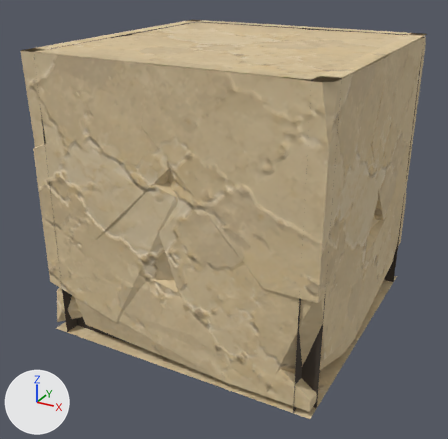
Before and after pictures for a commit that changed the glTF model assets/custom/models/ground_modules/ground_square_island_02.glb.
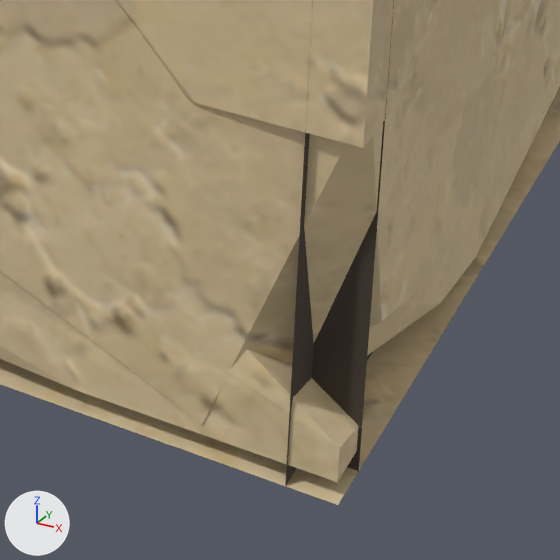
The first picture shows the older version from a camera (50 mm lens) standing at (1.478, -1.401, 1.288) and looking at (0.474, 0.424, 0.376). The close-ups show the older and then the newer version on the part from 45% to 85% of the width and 58% to 100% of the height of that picture. Only the edits that show in the close-ups are written down. Lighting does not change. The marker at lower left points along +X, +Y and +Z.

The first close-up shows 'GroundSquareIsland02_Body'.
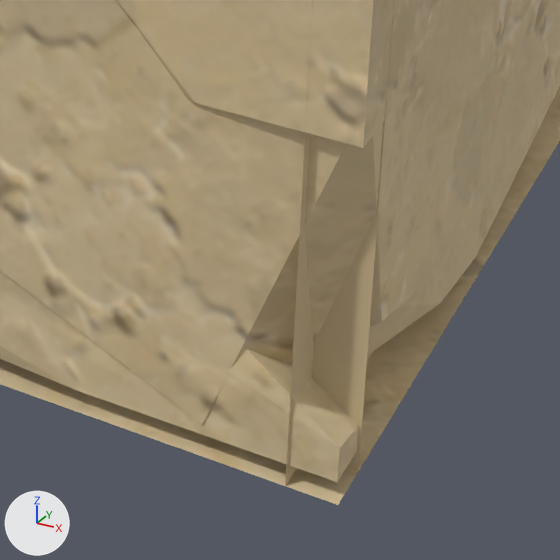
Location of each change, [x1, y1, x2, y2] in pixels of the close-ups (560 x 560 px):
'GroundSquareIsland02_Body', recoloured: [265, 87, 560, 488] in both

Patch to the scene script:
```diff
--- a/assets/custom/models/ground_modules/ground_square_island_02.glb.py
+++ b/assets/custom/models/ground_modules/ground_square_island_02.glb.py
@@ mat_groundmodulerecess @@
 mat_groundmodulerecess = principled_material('GroundModuleRecess')
-mat_groundmodulerecess.base_color = (0.06, 0.045, 0.032)  # brown #453c32
+mat_groundmodulerecess.base_color = (0.61, 0.48, 0.28)  # beige #cdb890
 mat_groundmodulerecess.roughness = 0.95
```
